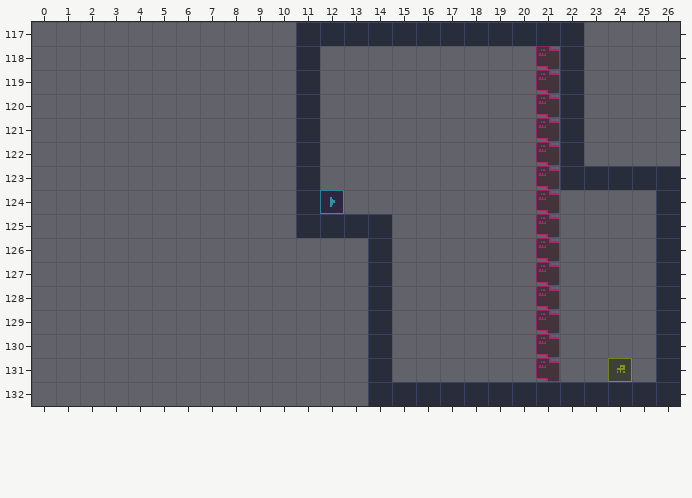
Tiled map (JSON) -- src/resource/map/stage2.json. Above, as it was before the edit.
Cells are 16x16 px. Shown: x 0..26, y 117..132. The old version is drawn lined up with the new one.
After the commit:
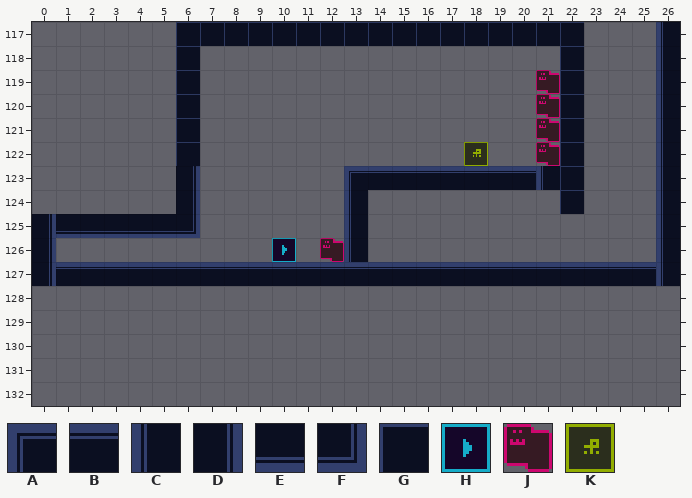
Key: from "BackGround": A 52, B 53, C 60, D 62, E 69, F 70; from "Background": G 0, H 1, J 2, K 3.
_ is an empty cell.
Edits made:
map size 16x16 -> 64x128 cells (old content now starts at 11,117; both pictures use the new coordinates)
layer "BackGround" opacity 65% -> 100%
Layer "BackGround":
y 117: x 6..10 _____ -> GGGGG; x 26 _ -> C
y 118: x 6 _ -> G; x 11 G -> _; x 21 J -> _; x 26 _ -> C
y 119..121: x 6 _ -> G; x 11 G -> _; x 26 _ -> C
y 122: x 6 _ -> G; x 11 G -> _; x 18 _ -> K; x 26 _ -> C
y 123: x 6 _ -> D; x 11 G -> _; x 13..21 ________J -> ABBBBBBBC; x 23..26 GGGG -> ___C
y 124: x 6 _ -> D; x 11..13 GH_ -> __C; x 21..22 J_ -> _G; x 26 G -> C
y 125: x 0..6 _______ -> DEEEEEF; x 11..14 GGGG -> __C_; x 21 J -> _; x 26 G -> C
y 126: x 0 _ -> D; x 10 _ -> H; x 12..14 __G -> JC_; x 21 J -> _; x 26 G -> C
y 127: x 0..26 ______________G______J____G -> DBBBBBBBBBBBBBBBBBBBBBBBBBC
y 128..130: x 14 G -> _; x 21 J -> _; x 26 G -> _
y 131: x 14 G -> _; x 21 J -> _; x 24 K -> _; x 26 G -> _
y 132: x 14..26 GGGGGGGGGGGGG -> _____________
